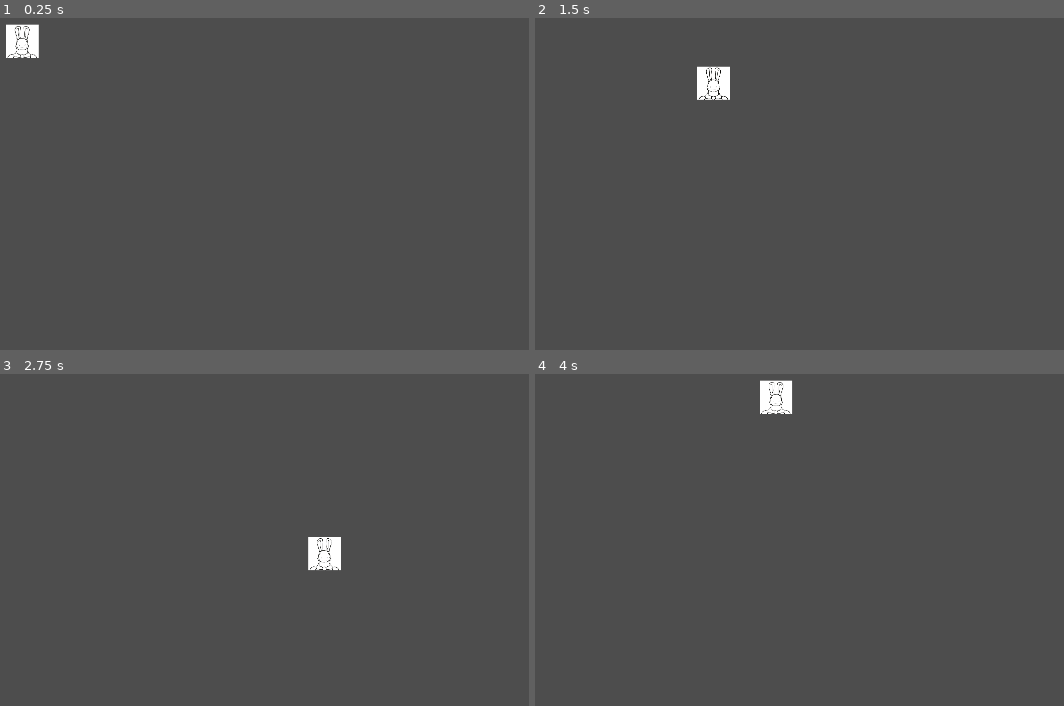
Above: before the commit, frames 1-4 (two rows, left to right).
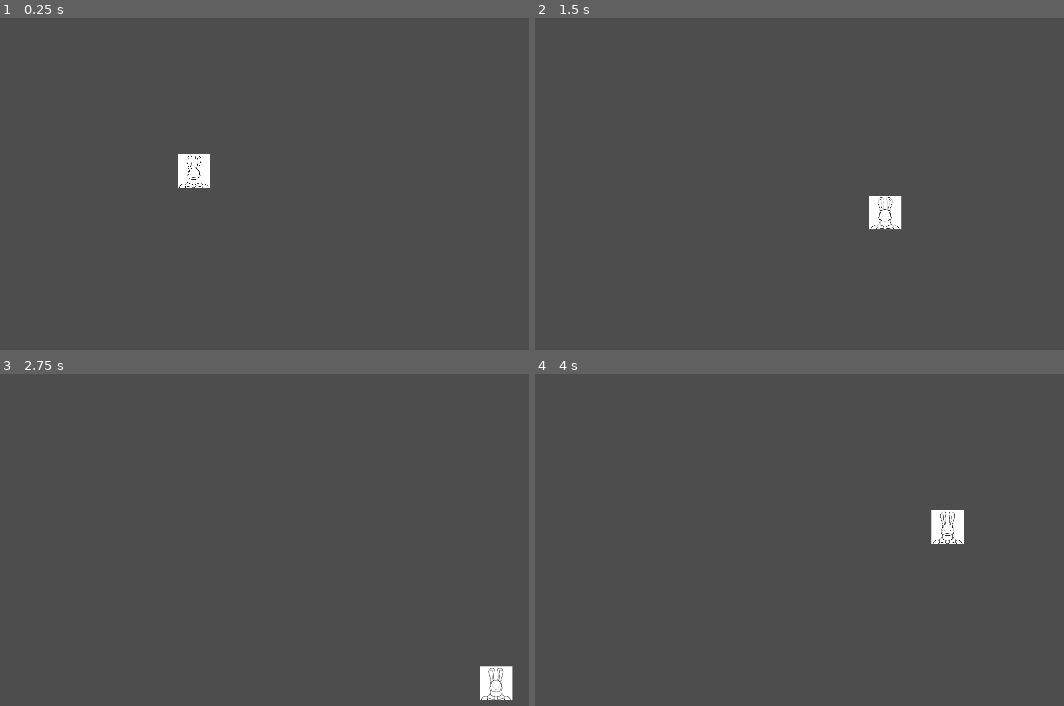
Above: after the commit, the same moments.

Repository: Restra9423/Jamfest-Spring-2026
Game: Godot game, scene res://Levels/world_scene.tscn
Same seed, same stepped clock (60 frames per second), same inputs: the game is played once before the commit and once after it. The project has no main scene, so this scene is started directly.
Inputs:
- Up to frame 1 (0.25 s): no input
- Up to frame 2 (1.5 s): tap Enter at 0.5 s; hold D (Right) 0.53-1.28 s; hold S (Down) from 1.28 s (still down)
- Up to frame 3 (2.75 s): release S (Down) at 2.03 s; hold D (Right) from 2.03 s (still down)
- Up to frame 4 (4 s): release D (Right) at 2.78 s; hold W (Up) 2.78-3.53 s; hold A (Left) from 3.53 s (still down)

The runs differ from the first frame. In frame 1, 1.2% of the frame differs, in the area x 1-40%, y 1-52%; in frame 2, 1.2%; in frame 3, 1.2%, in the area x 58-97%, y 49-99%; in frame 4, 1.2%.

Commit message:
level bounds & layers

Diff:
--- a/Levels/world_scene.tscn
+++ b/Levels/world_scene.tscn
@@ -1,8 +1,41 @@
-[gd_scene load_steps=2 format=3 uid="uid://b7scnx8hupynl"]
+[gd_scene format=3 uid="uid://b7scnx8hupynl"]
 
 [ext_resource type="PackedScene" uid="uid://bpt5xrqt3jw1h" path="res://Prefabs/Player.tscn" id="1_8oma2"]
 
-[node name="WorldScene" type="Node2D"]
+[sub_resource type="RectangleShape2D" id="RectangleShape2D_8oma2"]
+size = Vector2(1918, 1)
 
-[node name="Player" parent="." instance=ExtResource("1_8oma2")]
-position = Vector2(548, 229)
+[sub_resource type="RectangleShape2D" id="RectangleShape2D_47q4h"]
+size = Vector2(1918, 1)
+
+[sub_resource type="RectangleShape2D" id="RectangleShape2D_gajq0"]
+size = Vector2(1, 1078)
+
+[sub_resource type="RectangleShape2D" id="RectangleShape2D_iyqwk"]
+size = Vector2(1, 1078)
+
+[node name="WorldScene" type="Node2D" unique_id=1086633574]
+
+[node name="Camera2D" type="Camera2D" parent="." unique_id=583817535]
+
+[node name="Player" parent="." unique_id=696695548 instance=ExtResource("1_8oma2")]
+
+[node name="StaticBody2D" type="StaticBody2D" parent="." unique_id=2010764611]
+collision_layer = 4
+collision_mask = 0
+
+[node name="CollisionShape2D" type="CollisionShape2D" parent="StaticBody2D" unique_id=77773270]
+position = Vector2(0, -539.5)
+shape = SubResource("RectangleShape2D_8oma2")
+
+[node name="CollisionShape2D2" type="CollisionShape2D" parent="StaticBody2D" unique_id=2093084918]
+position = Vector2(0, 539.5)
+shape = SubResource("RectangleShape2D_47q4h")
+
+[node name="CollisionShape2D3" type="CollisionShape2D" parent="StaticBody2D" unique_id=1991003146]
+position = Vector2(-959.5, 0)
+shape = SubResource("RectangleShape2D_gajq0")
+
+[node name="CollisionShape2D4" type="CollisionShape2D" parent="StaticBody2D" unique_id=182072331]
+position = Vector2(959.5, 0)
+shape = SubResource("RectangleShape2D_iyqwk")
--- /dev/null
+++ b/Scripts/levelBounds.gd
@@ -0,0 +1,9 @@
+extends Node
+@export var
+# Called when the node enters the scene tree for the first time.
+func _ready() -> void:
+	pass # Replace with function body.
+
+# Called every frame. 'delta' is the elapsed time since the previous frame.
+func _process(delta: float) -> void:
+	if
--- a/project.godot
+++ b/project.godot
@@ -71,6 +71,12 @@
 ]
 }
 
+[layer_names]
+
+2d_physics/layer_2="Player"
+2d_physics/layer_3="Damage"
+2d_physics/layer_4="Push"
+
 [physics]
 
 3d/physics_engine="Jolt Physics"
Not shown, added: Scripts/levelBounds.gd.uid
